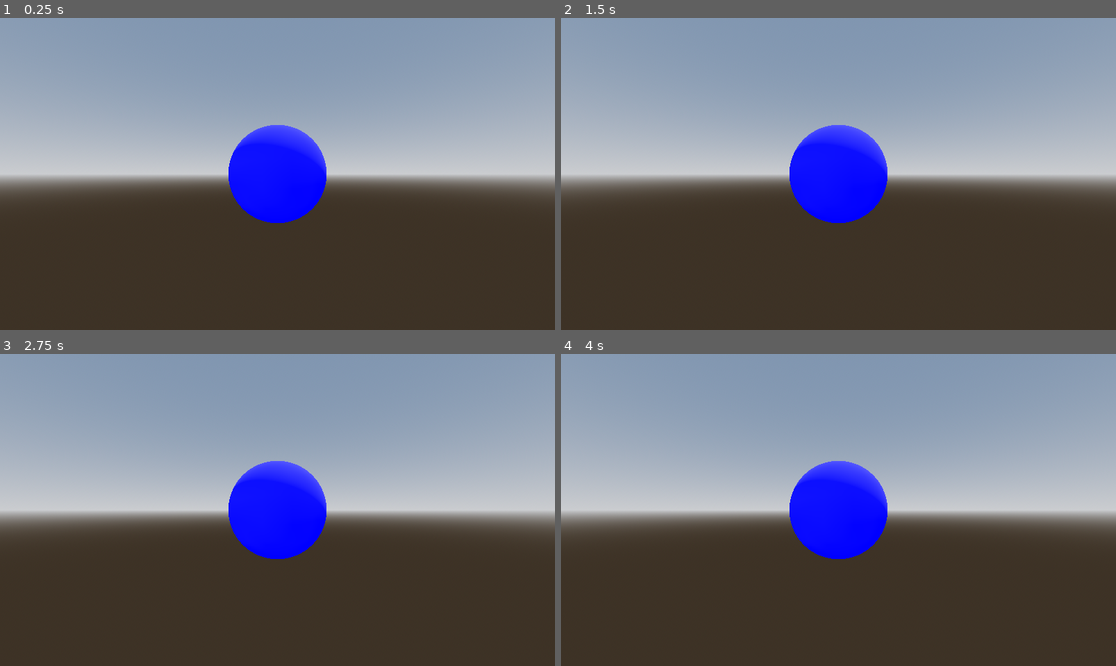
Above: before the commit, frames 1-4 (two rows, left to right).
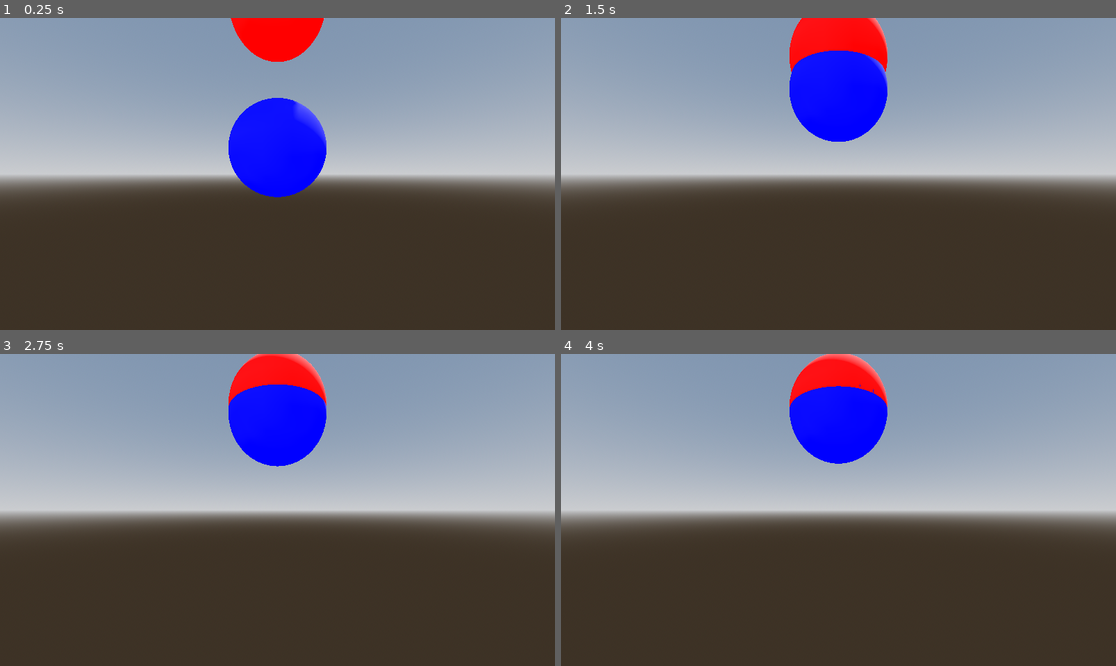
Above: after the commit, the same moments.

Repository: SCRIPTERBLOX/solar-system-sim
Game: Godot game, scene res://main.tscn
The game is run twice, just before and just after one commit, with the same random seed, the same clock (stepped at 60 frames per second) and the same inputs.
Inputs:
- Up to frame 1 (0.25 s): no input
- Up to frame 2 (1.5 s): no input
- Up to frame 3 (2.75 s): no input
- Up to frame 4 (4 s): no input

The runs differ from the first frame. In frame 1, 5.4% of the frame differs, in the area x 41-59%, y 0-66%; in frame 2, 10%; in frame 3, 9.5%; in frame 4, 9.3%.

Commit message:
First functional attraction system

Diff:
--- a/celestial_bodies.gd
+++ b/celestial_bodies.gd
@@ -16,17 +16,40 @@
 	add_child(new_planet)
 
 
-func planet_attraction(mass1: float, pos1: Vector3, mass2: float, pos2: Vector3):
+func planet_attraction(mass1: float, pos1: Vector3, mass2: float, pos2: Vector3) -> Vector3:
 	var dist = pos1 - pos2
-	var mass_diff = mass1 - mass2
+	var mass_diff = mass1 - mass2 + 1
+	print(mass_diff)
 
-	return mass_diff / dist
+	return ((dist * mass_diff) / 100) * -1
+
+
+func handle_planets():
+	for i in get_child_count():
+		var planet = get_child(i)
+
+		var vel = Vector3(0, 0, 0)
+
+		# Calculate velocities
+		for ii in get_child_count():
+			if not i == ii:
+				var planet2 = get_child(ii)
+
+				# Calculate velocity
+				vel += planet_attraction(
+					planet.get_meta("Mass"), planet.position,
+					planet2.get_meta("Mass"), planet2.position
+				)
+
+		# Apply velocity
+		planet.position += vel
 
 
 func _process(delta: float) -> void:
 	# Apply velocities to all planets
-	pass
+	handle_planets()
 
 func _ready() -> void:
 	# Initial planets
 	add_planet(Vector3(1, 1, 1), Vector3(0, 0, 0), 50, Color(0, 0, 255))
+	add_planet(Vector3(1, 1, 1), Vector3(0, 2, 0), 50, Color(255, 0, 0))
